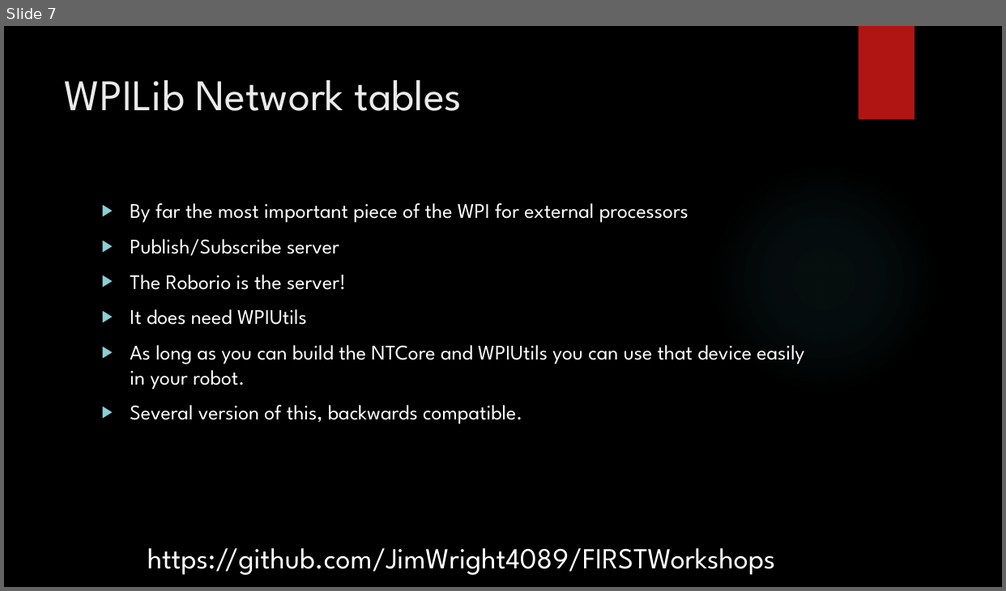
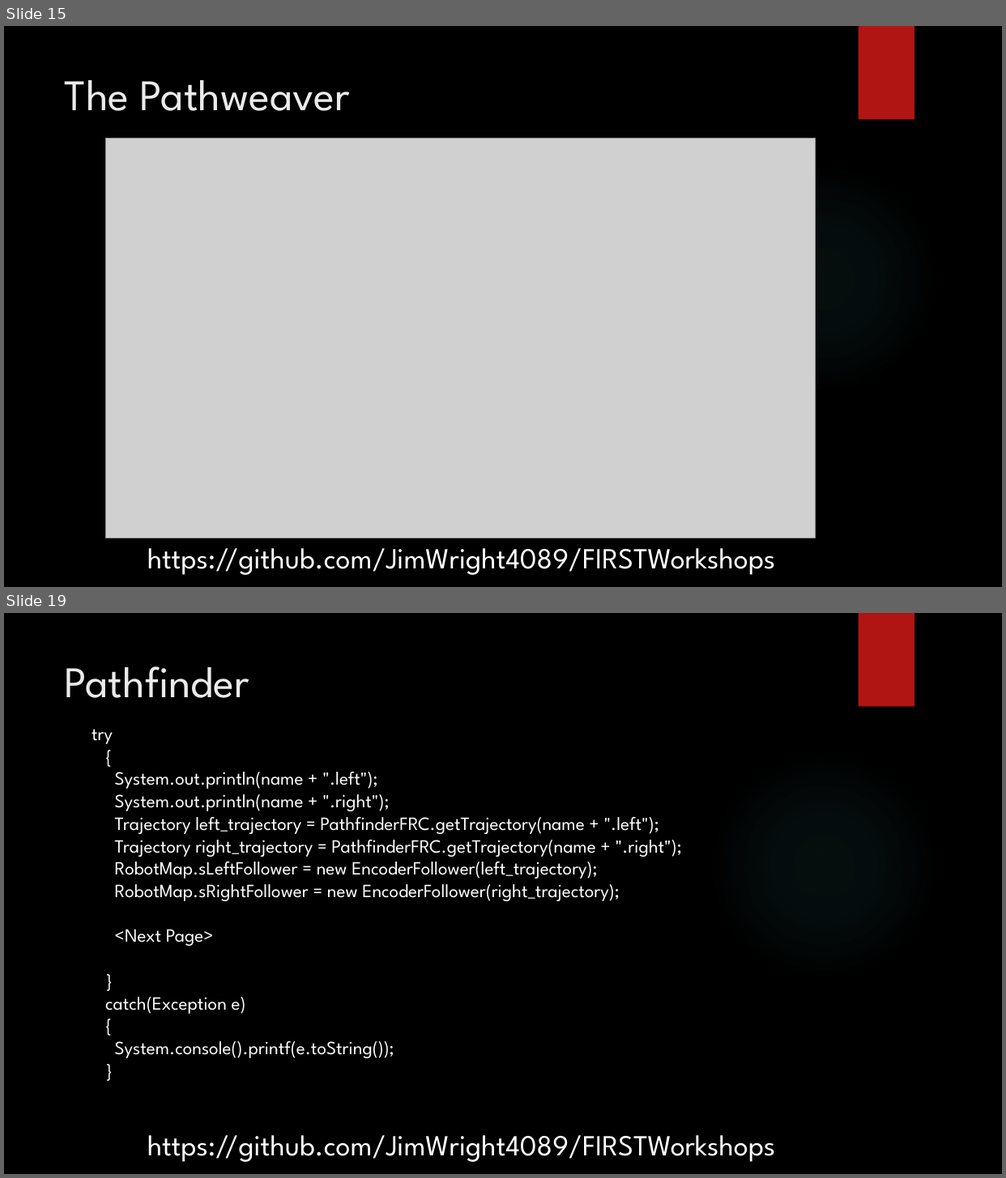
Before and after one commit to JimWright4089/FIRSTWorkshops, a slide deck: FRC/2019/Pathfinding/Pathfinding.pptx. Shown one above the other, each under a label of ours: slide 7 before the commit, slides 15 and 19 after it; the slides between them are not shown. The pictures are 1006x591 and 1006x1178 pixels, drawn with LibreOffice and Linux fonts; fonts in the diff are those of the drawing; grey boxes stand for pictures; background and template pictures are left out. Boxes give left, top, right and bottom in pixels: in the first picture for what was removed or moved away, otherwise in the second. Text is boxed around its words. In the diff, an @@ line names an element or a change of style, - is before the commit and + after.

```diff
--- a/FRC/2019/Pathfinding/Pathfinding.pptx
+++ b/FRC/2019/Pathfinding/Pathfinding.pptx
@@ slide 19 added at bbox=[4, 613, 1002, 1174], background picture (left out); not listed: 2 template elements that a slide beside it also shows @@
@@ title added at bbox=[65, 666, 250, 698], 42 pt, text #EBEBEB @@
+Pathfinder
@@ text added at bbox=[91, 729, 682, 1059], 18 pt, text #FFFFFF @@
+try
+{
+System.out.println(name + ".left");
+System.out.println(name + ".right");
+Trajectory left_trajectory = PathfinderFRC.getTrajectory(name + ".left");
+Trajectory right_trajectory = PathfinderFRC.getTrajectory(name + ".right");
+RobotMap.sLeftFollower = new EncoderFollower(left_trajectory);
+RobotMap.sRightFollower = new EncoderFollower(right_trajectory);
+<Next Page>
+}
+catch(Exception e)
+{
+System.console().printf(e.toString());
+}
@@ text added at bbox=[147, 1135, 775, 1162], 28 pt, text #FFFFFF @@
+https://github.com/JimWright4089/FIRSTWorkshops
@@ what was slide 7 is now slide 15 @@
@@ slide 15 changed as well @@
@@ title at bbox=[65, 80, 350, 111]: text changed @@
-WPILib Network tables
+The Pathweaver
@@ picture added at bbox=[105, 139, 816, 538] @@
@@ text removed at bbox=[130, 203, 804, 425] @@
-▶ By far the most important piece of the WPI for external processors
-▶ Publish/Subscribe server
-▶ The Roborio is the server!
-▶ It does need WPIUtils
-▶ As long as you can build the NTCore and WPIUtils you can use that device easily in your robot.
-▶ Several version of this, backwards compatible.
```
Also in this commit, not shown: 10 other slides changed, 12 other slides added, 9 slides removed.
